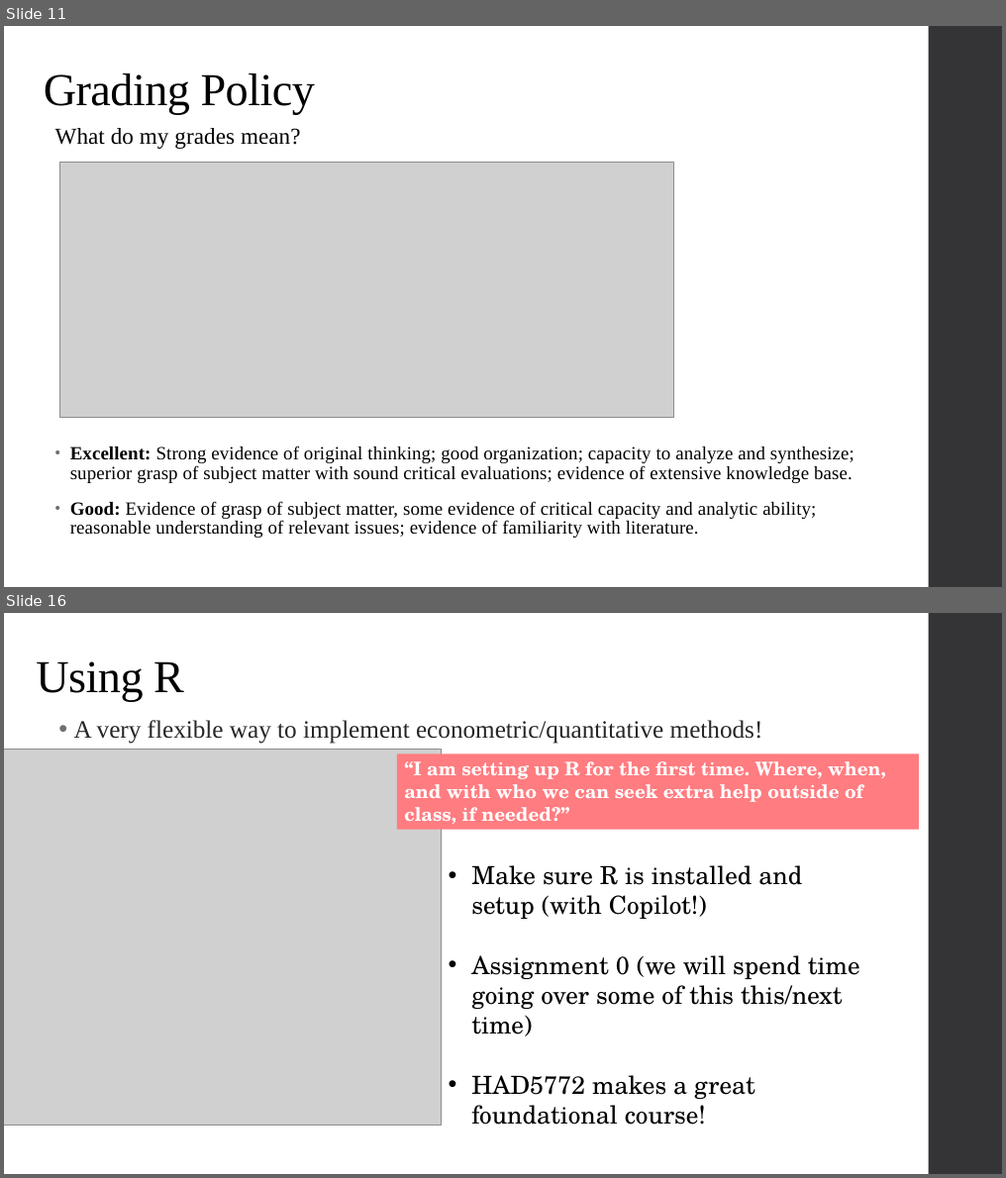
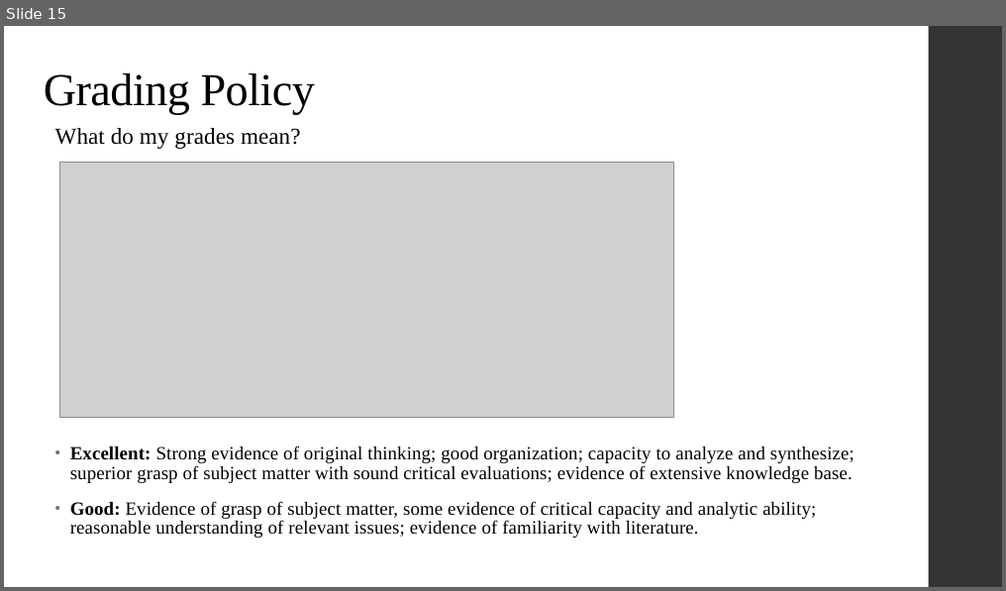
Before and after one commit to alex-hoagland/HAD5744, a slide deck: Lecture01_Introduction/Lecture1_Frameworks.pptx. Shown one above the other, each under a label of ours: slides 11 and 16 before the commit, slide 15 after it; the slides between them are not shown. The pictures are 1006x1178 and 1006x591 pixels, drawn with LibreOffice and Linux fonts; fonts in the diff are those of the drawing; grey boxes stand for pictures. Boxes give left, top, right and bottom in pixels: in the first picture for what was removed or moved away, otherwise in the second. Text is boxed around its words. In the diff, an @@ line names an element or a change of style, - is before the commit and + after.

```diff
--- a/Lecture01_Introduction/Lecture1_Frameworks.pptx
+++ b/Lecture01_Introduction/Lecture1_Frameworks.pptx
@@ slide 16 removed at (x1=4, y1=613, x2=1002, y2=1174), background #FFFFFF; not listed: 1 template element that a slide beside it also shows @@
@@ text removed at (x1=36, y1=662, x2=184, y2=702) @@
-Using R
@@ text removed at (x1=74, y1=720, x2=763, y2=744) @@
-  • A very flexible way to implement econometric/quantitative methods!
@@ picture removed at (x1=4, y1=750, x2=442, y2=1125) @@
@@ rectangle removed at (x1=397, y1=754, x2=919, y2=830) @@
-“I am setting up R for the first time. Where, when, and with who we can seek extra help outside of class, if needed?”
@@ text removed at (x1=471, y1=865, x2=860, y2=1125) @@
-• Make sure R is installed and setup (with Copilot!)
-• Assignment 0 (we will spend time going over some of this this/next time)
-• HAD5772 makes a great foundational course!
@@ what was slide 11 is now slide 15 @@
```
Also in this commit, not shown: 15 slides changed, 9 slides added, 3 other slides removed, 1 other file.
